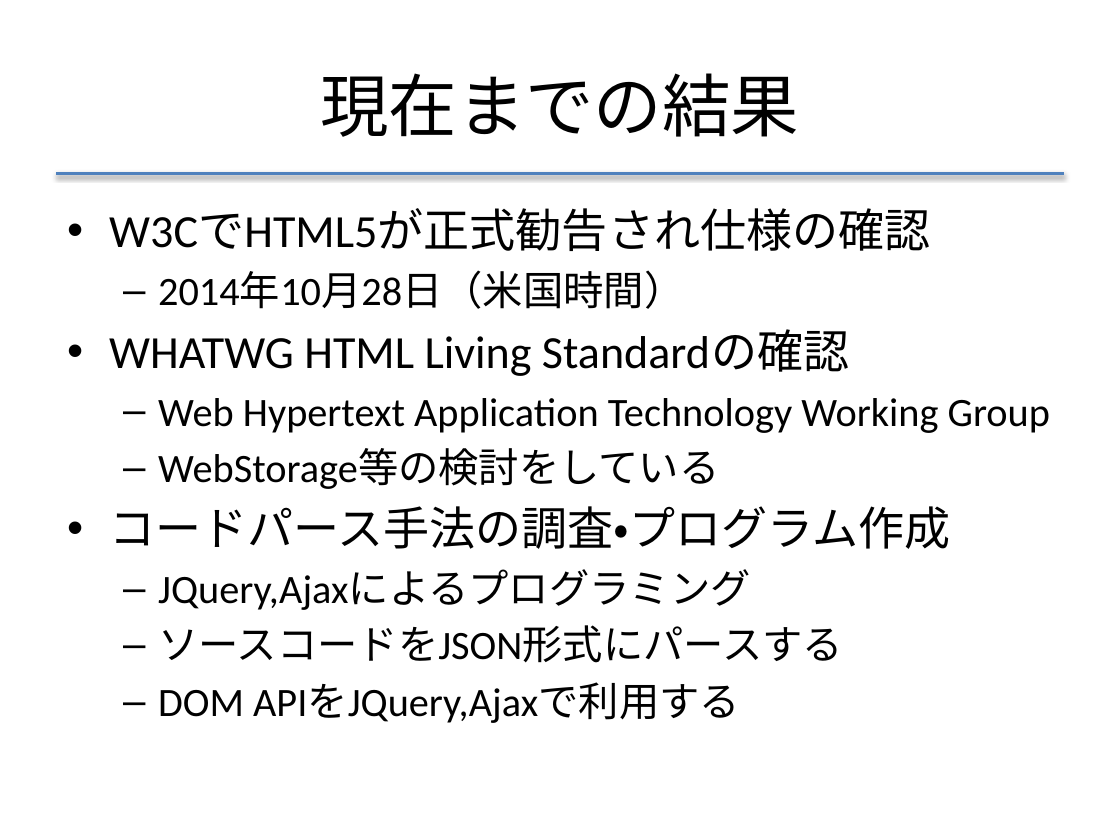
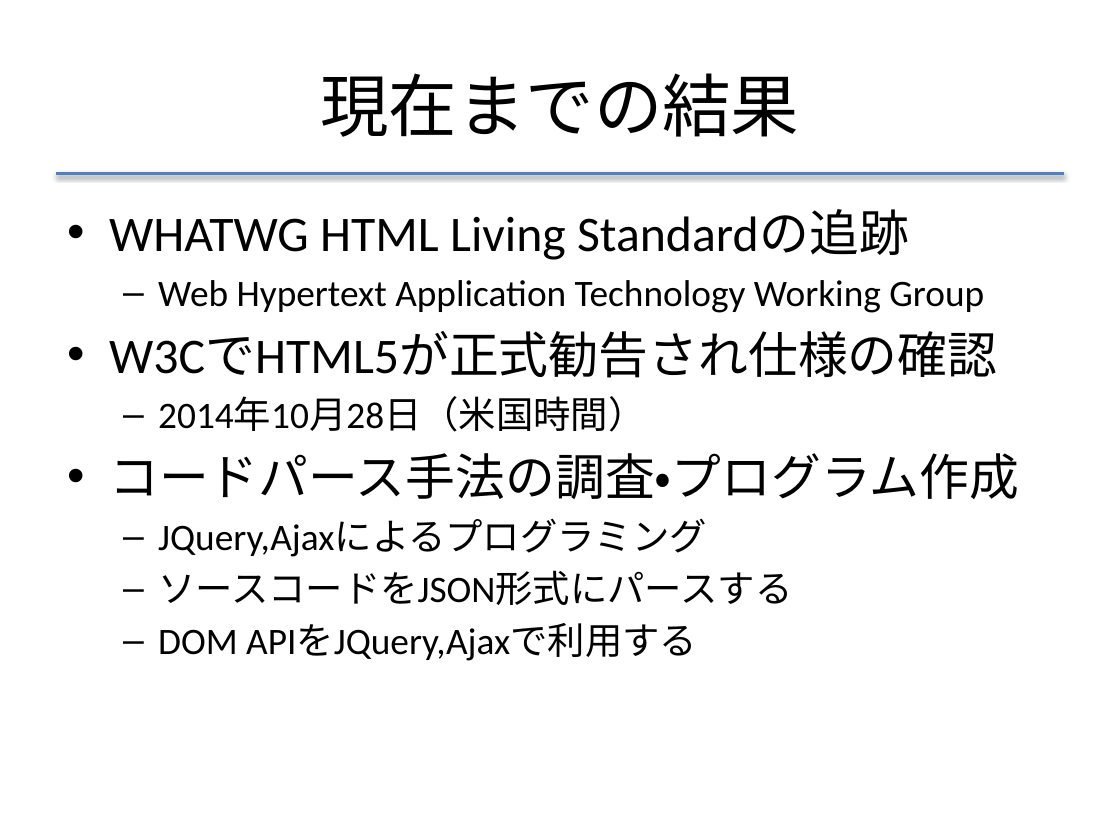
Before and after one commit to f-akazawa/akaz_uecdevelop, a slide deck: slide 22 of doc/中間発表資料.pptx (slide 19 before the commit). Drawn at 1120x840 pixels with LibreOffice and Linux fonts; fonts in the diff are those of the drawing. Boxes give left, top, right and bottom in pixels: in the first picture for what was removed or moved away, otherwise in the second. Text is boxed around its words. In the diff, an @@ line names an element or a change of style, - is before the commit and + after.

Commit message:
先生との打ち合わせを反映、目的を厚めにする
まだ書きかけ

```diff
--- a/doc/中間発表資料.pptx
+++ b/doc/中間発表資料.pptx
@@ text at <box>109,210,984,313</box>: paragraphs added @@
+• WHATWG HTML Living Standardの追跡
+  – Web Hypertext Application Technology Working Group
@@ text at <box>109,330,1050,489</box>: paragraphs removed @@
-• WHATWG HTML Living Standardの確認
-  – Web Hypertext Application Technology Working Group
-  – WebStorage等の検討をしている
@@ text at <box>109,332,1019,661</box>: size 29.6 to 32 pt in "W3CでHTML5が正式勧告され仕様の確認", "コードパース手法の調査・プログラム作成"; size 25.9 to 24 pt in "2014年10月28日（米国時間）", "JQuery,Ajaxによるプログラミング", "ソースコードをJSON形式にパースする", "DOM APIをJQuery,Ajaxで利用する" @@
```
Also in this commit, not shown: 3 other slides changed, 5 slides added.
